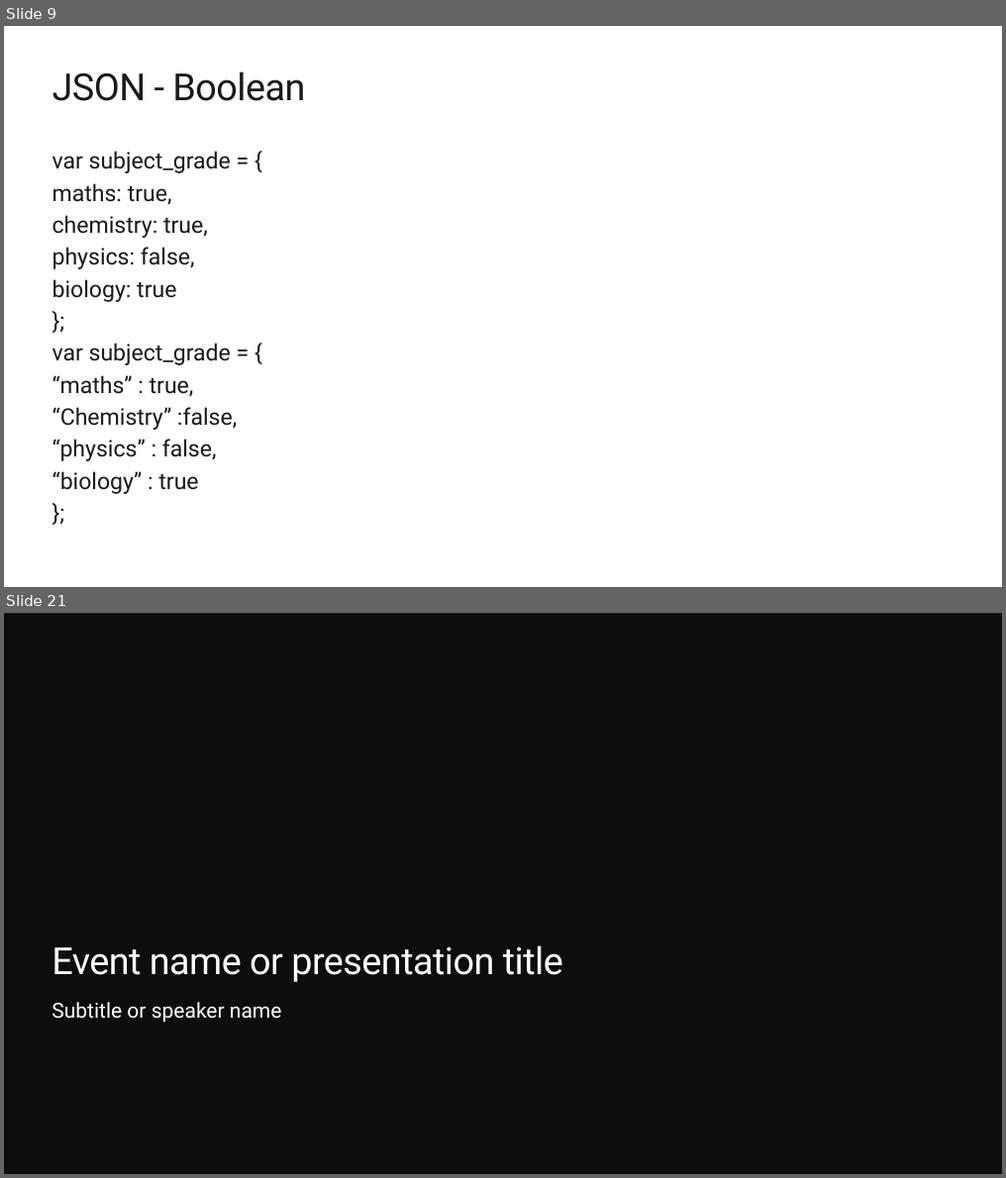
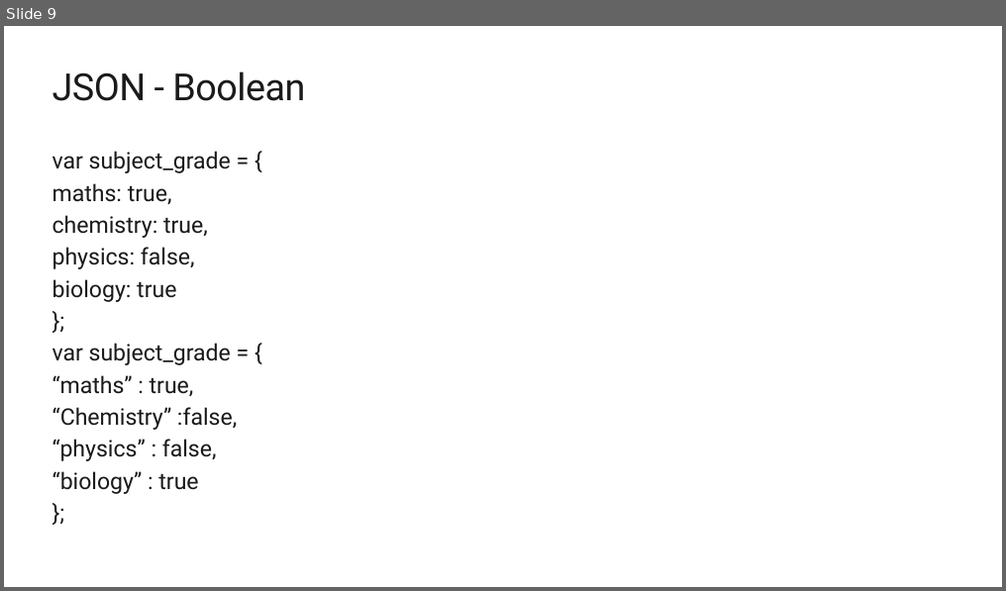
Before and after one commit to Yashank18/MSP-Workshops-Data, a slide deck: JSON_API.pptx. Shown one above the other, each under a label of ours: slides 9 and 21 before the commit, slide 9 after it; the slides between them are not shown. The pictures are 1006x1178 and 1006x591 pixels, drawn with LibreOffice and Linux fonts; fonts in the diff are those of the drawing; background and template pictures are left out. Boxes give left, top, right and bottom in pixels: in the first picture for what was removed or moved away, otherwise in the second. Text is boxed around its words. In the diff, an @@ line names an element or a change of style, - is before the commit and + after.

```diff
--- a/JSON_API.pptx
+++ b/JSON_API.pptx
@@ slide 21 removed at (4,613,1002,1174), background #0D0D0D @@
@@ title removed at (52,946,563,982) @@
-Event name or presentation title
@@ text removed at (52,1002,282,1023) @@
-Subtitle or speaker name
```
Also in this commit, not shown: 15 slides added, 24 other slides removed.
